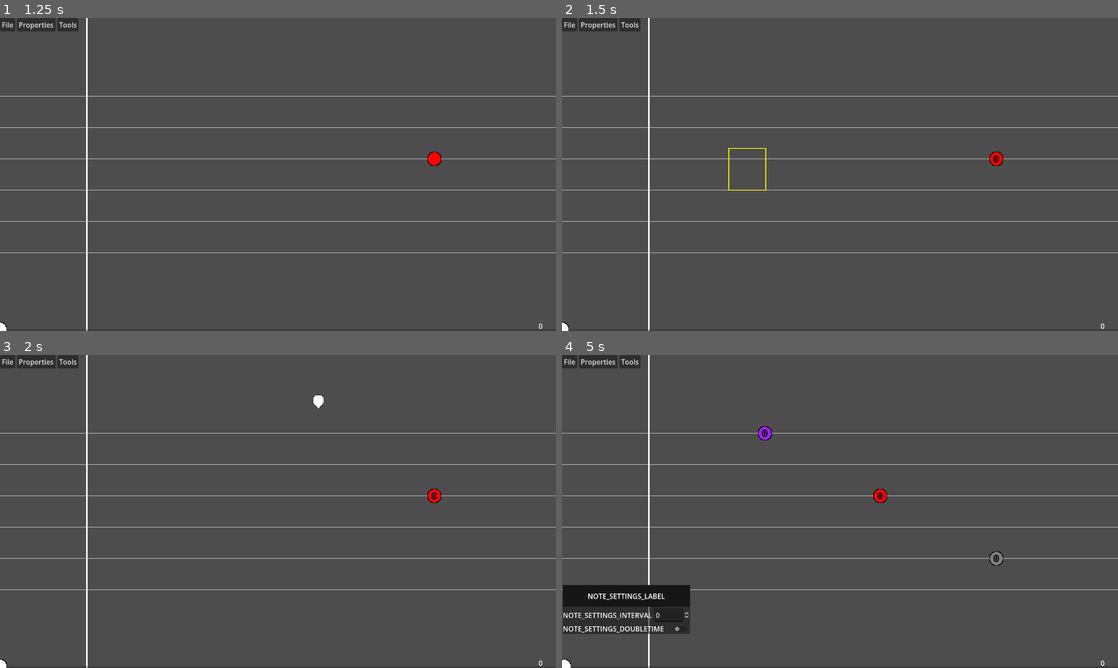
Above: before the commit, frames 1-4 (two rows, left to right).
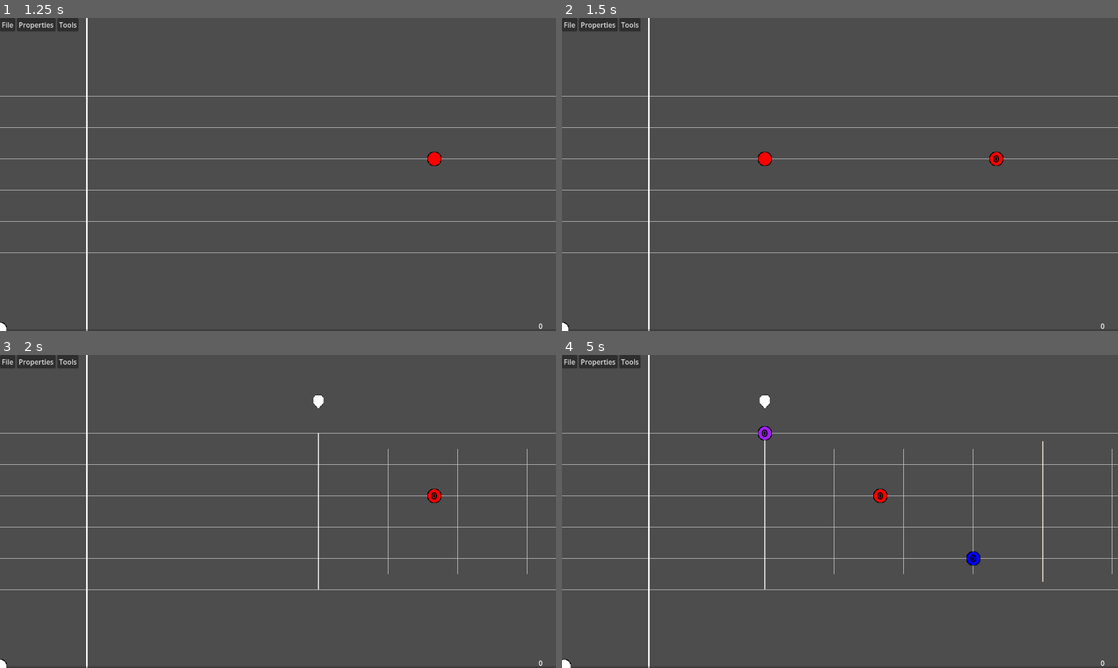
Above: after the commit, the same moments.

Repository: daredevil28/DemonForge
Game: Godot game, scene res://Assets/Scenes/game_scene.tscn
Two runs of this game, one before a commit and one after it. Both use one fixed random seed, a clock stepped at 60 frames per second and the inputs below. Sound files missing from this copy of the repository are replaced by a short silence.
Inputs (mouse positions are in pixels of both pictures, inside the frame that each line leads up to):
- Up to frame 1 (1.25 s): tap Enter at 0.5 s; move the mouse to (400, 158) at 0.52 s; press the mouse at (400, 158) at 0.53 s
- Up to frame 2 (1.5 s): release the mouse at (962, 158) at 1.25 s; tap Space (TogglePlay) at 1.25 s; drag from (728, 190) to (840, 64) at 1.27 s
- Up to frame 3 (2 s): no input
- Up to frame 4 (5 s): move the mouse to (895, 442) at 2.02 s; press the mouse at (895, 442) at 2.03 s; right-click (895, 442) at 2.1 s; release the mouse at (895, 442) at 2.75 s; tap Enter at 2.75 s; drag from (812, 574) to (840, 401) at 2.77 s; move the mouse to (1006, 558) at 3.52 s; hold Mouse wheel up (ScrollUp) 3.53-4.25 s; click (1006, 558) at 3.8 s; tap Space (TogglePlay) at 4.25 s; drag from (562, 664) to (995, 558) at 4.27 s

Frame 1 is identical in both runs. In frame 2, 0.2% of the frame differs, in the area x 29-38%, y 41-56%; in frame 3, 0.3%; in frame 4, 4.1%, in the area x 0-99%, y 12-90%.

Commit message:
Make multi select more consistent when placing normal notes

Diff:
--- a/Assets/Scripts/multi_select.gd
+++ b/Assets/Scripts/multi_select.gd
@@ -2,10 +2,16 @@
 extends Node2D
 ## Class for managing the box select
 
+## If we have pressed left click
 var starting_dragging : bool = false
+## If we have moved our mouse after holding left click
 var currently_dragging : bool = false
+## First position where we holding the mouse
 var first_pos : Vector2
+## Last position after we release the mouse
 var end_pos : Vector2
+## Amount of frames where we have moved the mouse (to make setting notes easier)
+var multi_select_frames : int
 var select_rectangle : RectangleShape2D = RectangleShape2D.new()
 
 
@@ -20,9 +26,12 @@
 
 	if(starting_dragging):
 		if(event is InputEventMouseMotion):
-			currently_dragging = true
+			multi_select_frames += 1
+			if(multi_select_frames > 20):
+				currently_dragging = true
 
 	if(event.is_action_released("LeftClick")):
+		multi_select_frames = 0
 		if(currently_dragging):
 			currently_dragging = false
 			starting_dragging = false
--- a/Assets/Scripts/note_manager.gd
+++ b/Assets/Scripts/note_manager.gd
@@ -91,7 +91,8 @@
 		instance.time = note["time"]
 		instance.color = note["color"]
 		instance.interval = note["interval"]
-		instance.double_time = note["double_time"]
+		if(note.has("double_time")):
+			instance.double_time = note["double_time"]
 		instance.position.y = reset_note_y(instance, note["color"])
 		note_nodes.append(instance)
 
